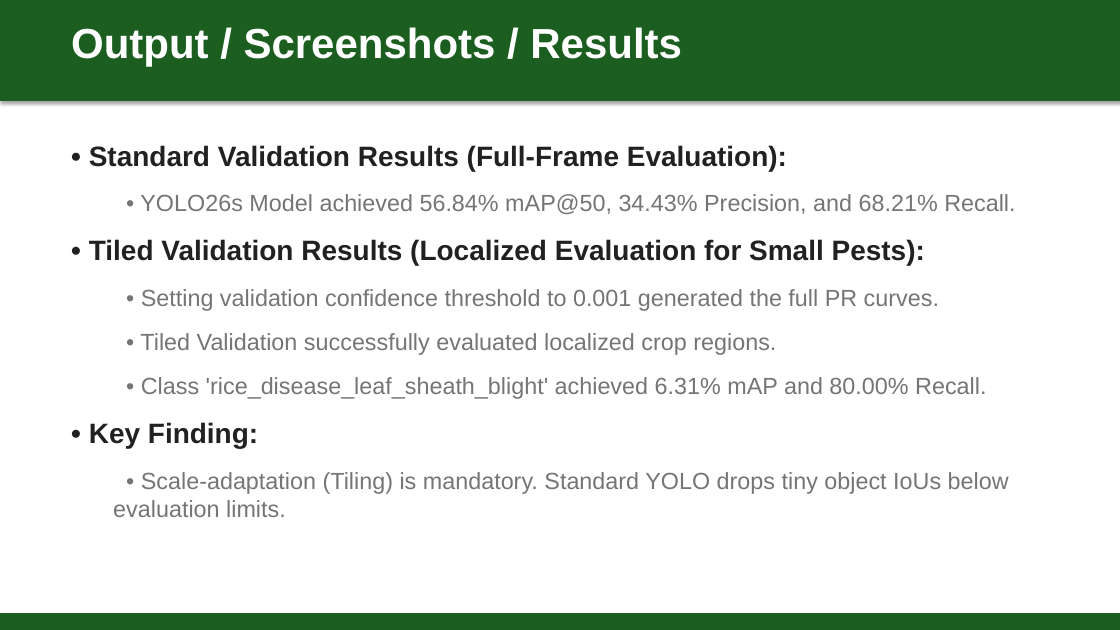
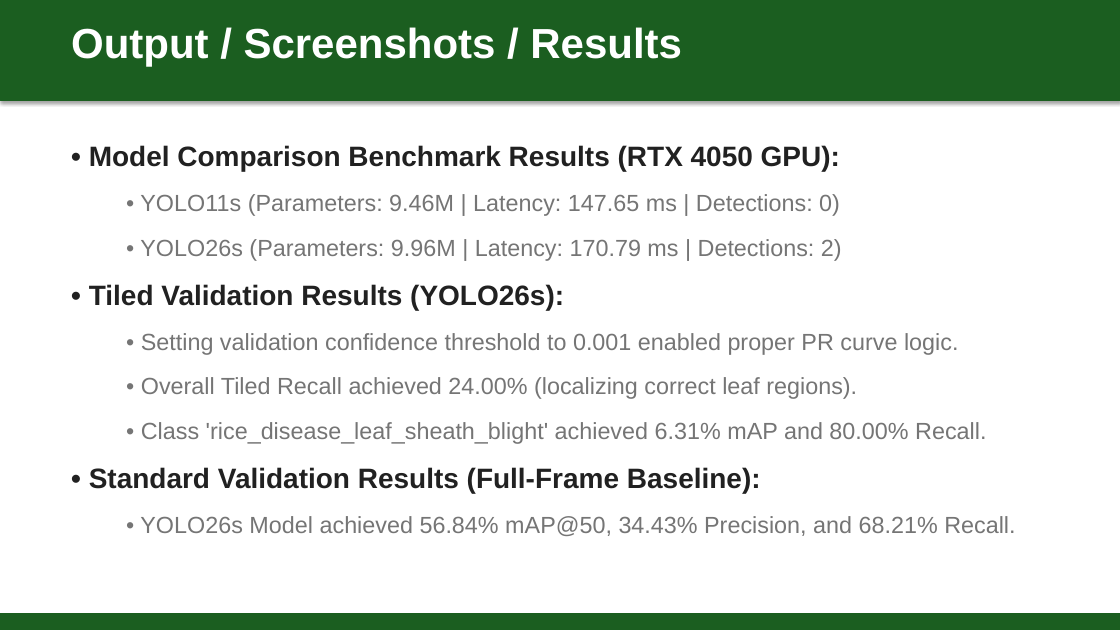
Before and after one commit to HarishRaghav25/Rice-and-Maize-pest-detection, a slide deck: slide 8 of presentation.pptx. Drawn at 1120x630 pixels with LibreOffice and Linux fonts; fonts in the diff are those of the drawing. Boxes give left, top, right and bottom in pixels: in the first picture for what was removed or moved away, otherwise in the second. Text is boxed around its words. In the diff, an @@ line names an element or a change of style, - is before the commit and + after.

Commit message:
update README.md, benchmark comparison, and PPT slides with actual model comparison results

```diff
--- a/presentation.pptx
+++ b/presentation.pptx
@@ text at (89, 145, 986, 493): text changed; size 24 to 20 pt; text colour #212121 to #757575; bold off @@
-• Standard Validation Results (Full-Frame Evaluation):
+• Model Comparison Benchmark Results (RTX 4050 GPU):
+  • YOLO11s (Parameters: 9.46M | Latency: 147.65 ms | Detections: 0)
+  • YOLO26s (Parameters: 9.96M | Latency: 170.79 ms | Detections: 2)
+• Tiled Validation Results (YOLO26s):
+  • Setting validation confidence threshold to 0.001 enabled proper PR curve logic.
+  • Overall Tiled Recall achieved 24.00% (localizing correct leaf regions).
+  • Class 'rice_disease_leaf_sheath_blight' achieved 6.31% mAP and 80.00% Recall.
+• Standard Validation Results (Full-Frame Baseline):
@@ text at (89, 239, 1009, 517): paragraphs removed @@
-• Tiled Validation Results (Localized Evaluation for Small Pests):
-  • Setting validation confidence threshold to 0.001 generated the full PR curves.
-  • Tiled Validation successfully evaluated localized crop regions.
-  • Class 'rice_disease_leaf_sheath_blight' achieved 6.31% mAP and 80.00% Recall.
-• Key Finding:
-  • Scale-adaptation (Tiling) is mandatory. Standard YOLO drops tiny object IoUs below evaluation limits.
```
Also in this commit, not shown: 2 other files.
